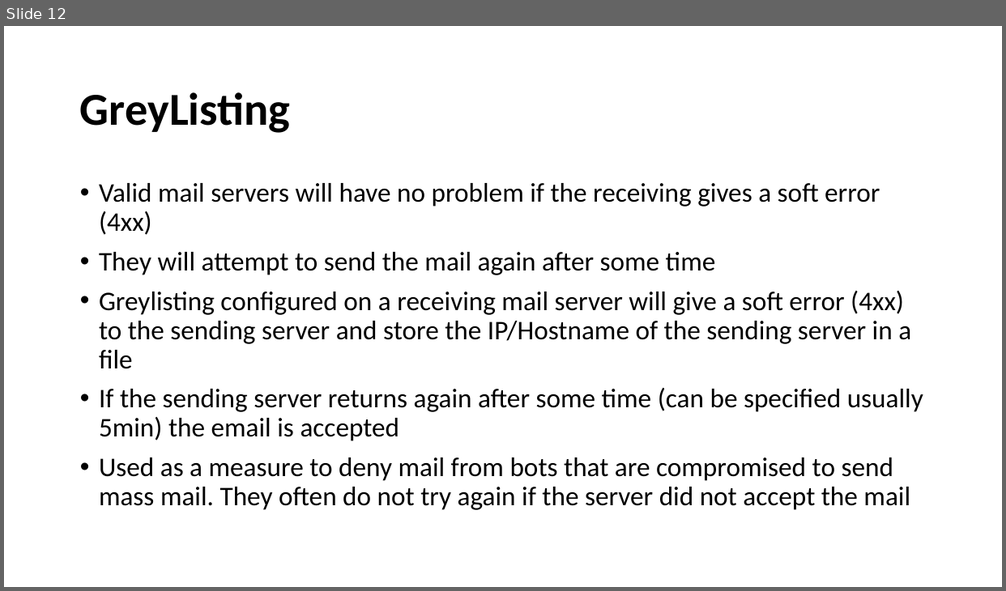
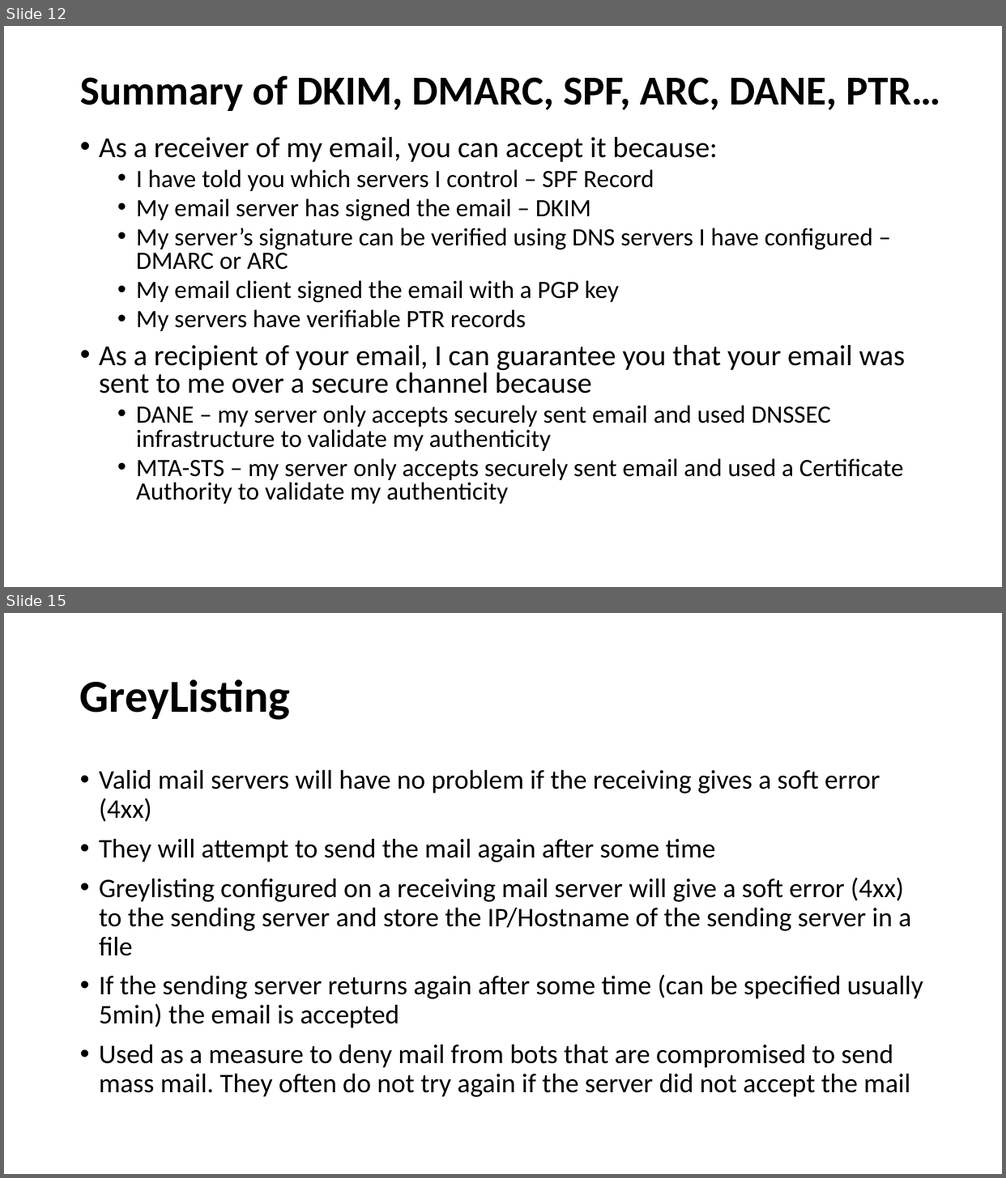
Before and after one commit to afnog/sse, a slide deck: postfix/emailbestpractices_old.pptx. Shown one above the other, each under a label of ours: slide 12 before the commit, slides 12 and 15 after it; the slides between them are not shown. The pictures are 1006x591 and 1006x1178 pixels, drawn with LibreOffice and Linux fonts; fonts in the diff are those of the drawing. Boxes give left, top, right and bottom in pixels: in the first picture for what was removed or moved away, otherwise in the second. Text is boxed around its words. In the diff, an @@ line names an element or a change of style, - is before the commit and + after.

Commit message:
email slides update

```diff
--- a/postfix/emailbestpractices_old.pptx
+++ b/postfix/emailbestpractices_old.pptx
@@ slide 12 added at [4, 26, 1002, 587], background #FFFFFF @@
@@ title added at [80, 75, 940, 111], 39.6 pt, text #000000, bold @@
+Summary of DKIM, DMARC, SPF, ARC, DANE, PTR…
@@ text added at [99, 137, 906, 504], 24 pt, text #000000 @@
+• As a receiver of my email, you can accept it because:
+  • I have told you which servers I control – SPF Record
+  • My email server has signed the email – DKIM
+  • My server’s signature can be verified using DNS servers I have configured – DMARC or ARC
+  • My email client signed the email with a PGP key
+  • My servers have verifiable PTR records
+• As a recipient of your email, I can guarantee you that your email was sent to me over a secure channel because
+  • DANE – my server only accepts securely sent email and used DNSSEC infrastructure to validate my authenticity
+  • MTA-STS – my server only accepts securely sent email and used a Certificate Authority to validate my authenticity
@@ what was slide 12 is now slide 15 @@
```
Also in this commit, not shown: 5 slides changed, 2 other slides added, 5 other files.
